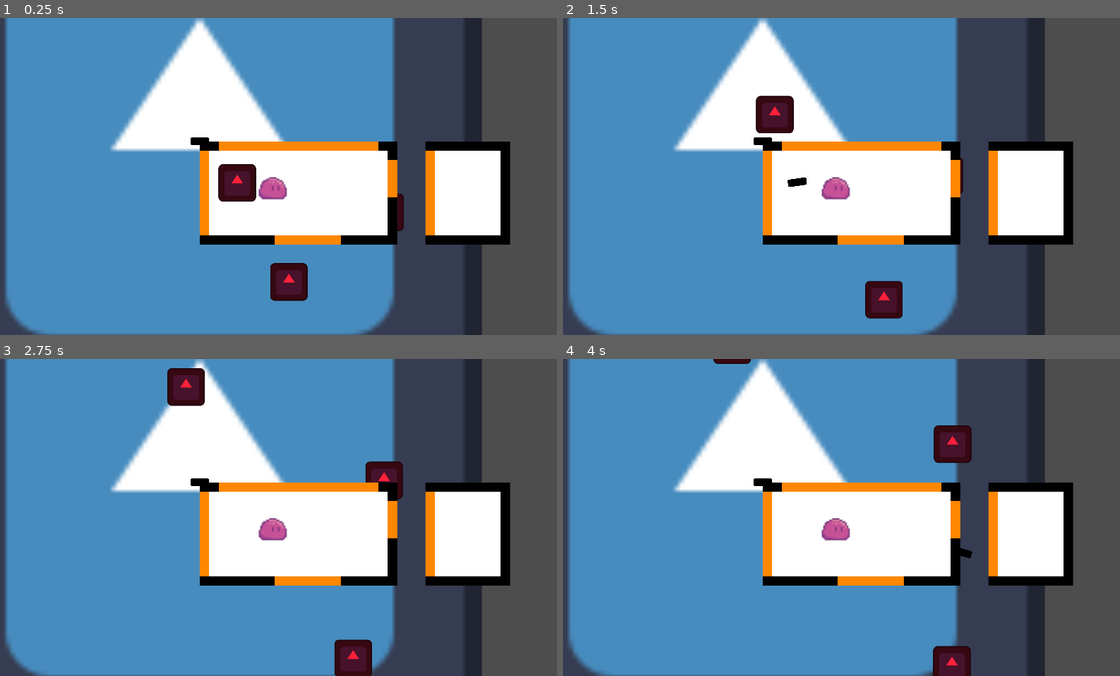
Above: before the commit, frames 1-4 (two rows, left to right).
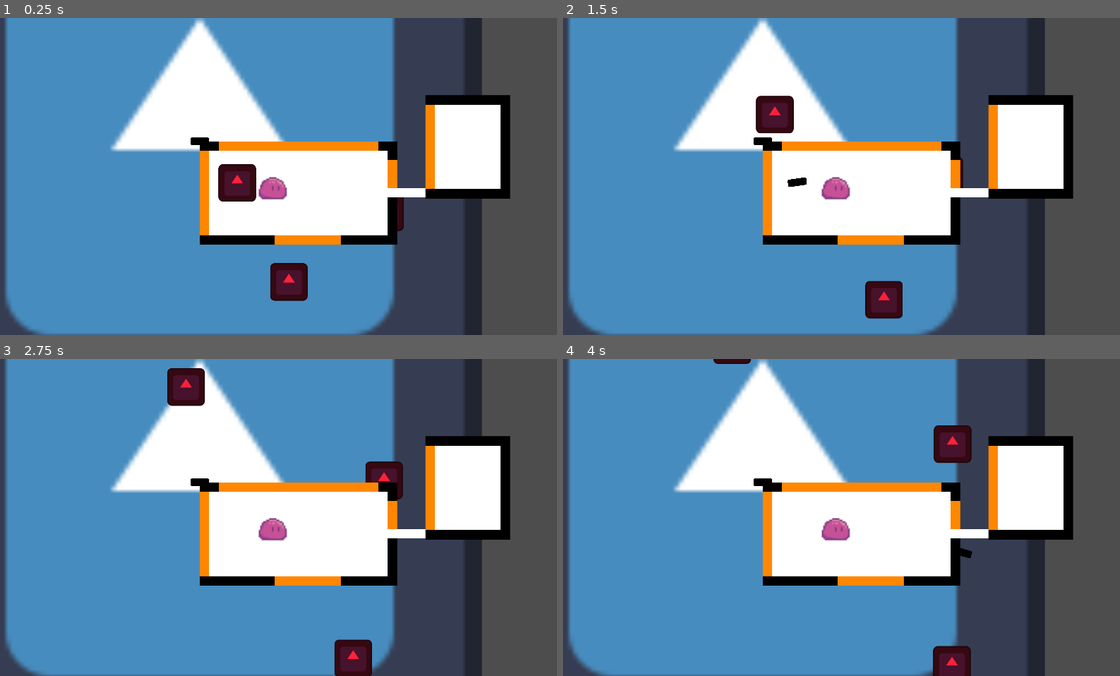
Above: after the commit, the same moments.

Repository: resurgestudios/GMTK2023
Game: Godot game, scene res://Scenes/main.tscn
The game is run twice, just before and just after one commit, with the same random seed, the same clock (stepped at 60 frames per second) and the same inputs. The engine's default icon, where the game draws it, is replaced by a stand-in: a white triangle on a blue panel in a dark square.
Inputs (mouse positions are in pixels of both pictures, inside the frame that each line leads up to):
- Up to frame 1 (0.25 s): no input
- Up to frame 2 (1.5 s): move the mouse to (964, 160) at 0.52 s; click (964, 160) at 0.6 s; tap Space (Jump) at 0.77 s; move the mouse to (724, 192) at 1.27 s; click (724, 192) at 1.35 s
- Up to frame 3 (2.75 s): tap Space (Jump) at 1.52 s; move the mouse to (328, 447) at 2.02 s; click (328, 447) at 2.1 s
- Up to frame 4 (4 s): move the mouse to (808, 580) at 2.77 s; click (808, 580) at 2.85 s; tap Space (Jump) at 3.02, 3.77 s; move the mouse to (1008, 565) at 3.52 s; click (1008, 565) at 3.6 s

The runs differ from the first frame. In frame 1, 5.5% of the frame differs, in the area x 69-92%, y 24-72%; in frame 2, 5.5%; in frame 3, 5.5%; in frame 4, 5.5%.
Error before the commit: Parse Error: Expected ":" after "for" condition. (res://Scripts/MapManager.gd:36)

Commit message:
quickfix

Diff:
--- a/Scenes/main.tscn
+++ b/Scenes/main.tscn
@@ -1,13 +1,12 @@
-[gd_scene load_steps=20 format=3 uid="uid://3xwx3j3copoq"]
+[gd_scene load_steps=23 format=3 uid="uid://3xwx3j3copoq"]
 
-[ext_resource type="PackedScene" uid="uid://ce58kx7qj2wlm" path="res://Levels/0.tscn" id="1_4q08t"]
-[ext_resource type="Script" path="res://Scripts/MapManager.gd" id="1_vxup7"]
-[ext_resource type="PackedScene" uid="uid://cmrn4q5mx75ox" path="res://Levels/1.tscn" id="3_yc0pl"]
-
+[ext_resource type="PackedScene" path="res://Levels/0.tscn" id="1_4q08t"]
 [ext_resource type="Script" path="res://Scripts/main.gd" id="1_36f4q"]
 [ext_resource type="Script" path="res://Scripts/Printer.gd" id="1_fi5u7"]
+[ext_resource type="Script" path="res://Scripts/MapManager.gd" id="1_vxup7"]
 [ext_resource type="Texture2D" uid="uid://bato50kxiissq" path="res://Art/icon.svg" id="2_aoy67"]
 [ext_resource type="PackedScene" uid="uid://dcvld7xtqdd5d" path="res://Enemies/enemy.tscn" id="3_jwd5w"]
+[ext_resource type="PackedScene" path="res://Levels/1.tscn" id="3_yc0pl"]
 [ext_resource type="Texture2D" uid="uid://d4lgabmkn38wh" path="res://Art/slime_jump.png" id="4_g5yrc"]
 [ext_resource type="PackedScene" uid="uid://b8xj771vqtt8j" path="res://Scenes/ink.tscn" id="5_p4gqa"]
 
--- a/Scripts/MapManager.gd
+++ b/Scripts/MapManager.gd
@@ -33,7 +33,8 @@
 
 	var to = tos[randi() % tos.size()]
 
-	for i in TileMap
+#	for i in TileMap:
+#		pass
 
 	for i in range(($TileMap2.position.x - ($TileMap.position.x + $TileMap.size.x * 32)) / 32.0):
 		#print(2)
